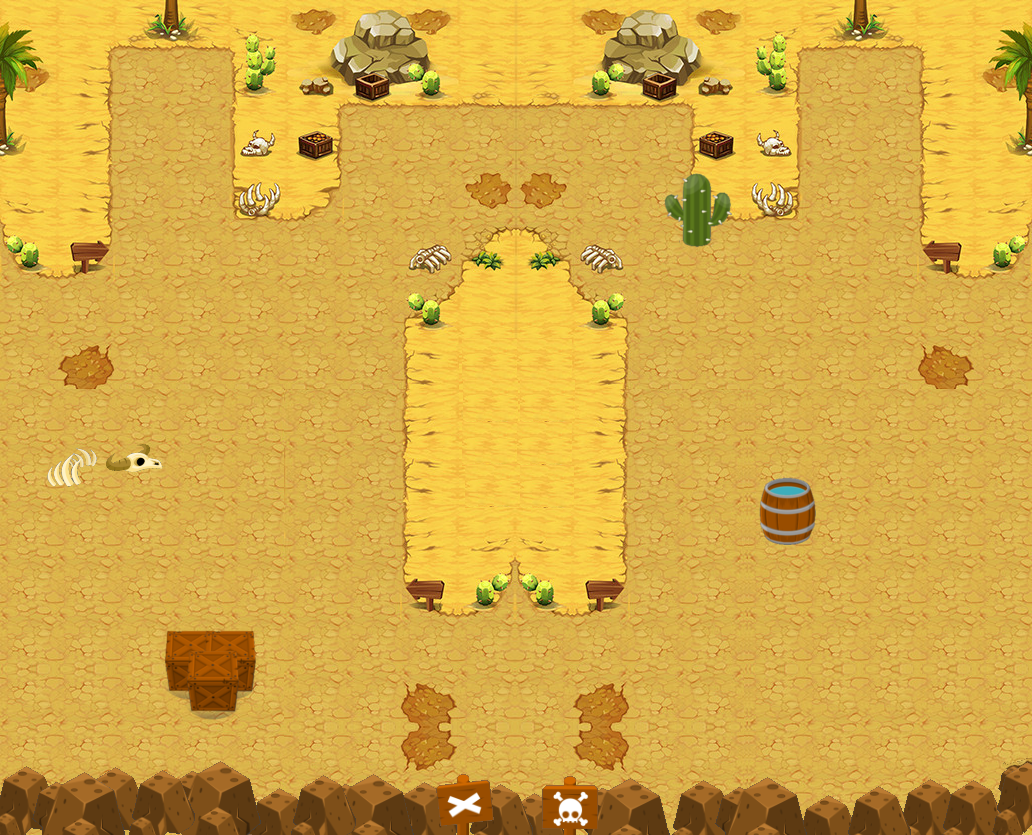
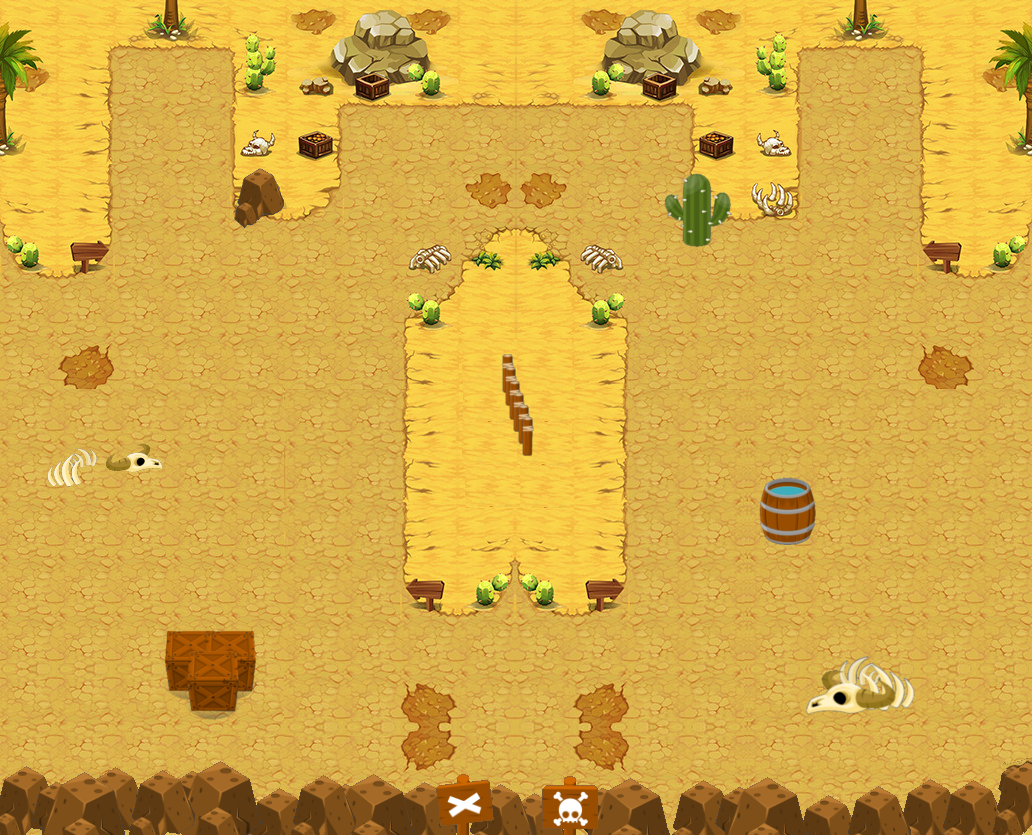
Revision of a layered (1032, 835) image; what changed, layer by layer:
added layer "Pasted Layer #1" above "Pasted Layer" over [806, 655, 915, 715]
added layer "Pasted Layer" above "objects" over [234, 168, 287, 228]
painted on "hitbox bg.png" over [501, 354, 534, 456]
